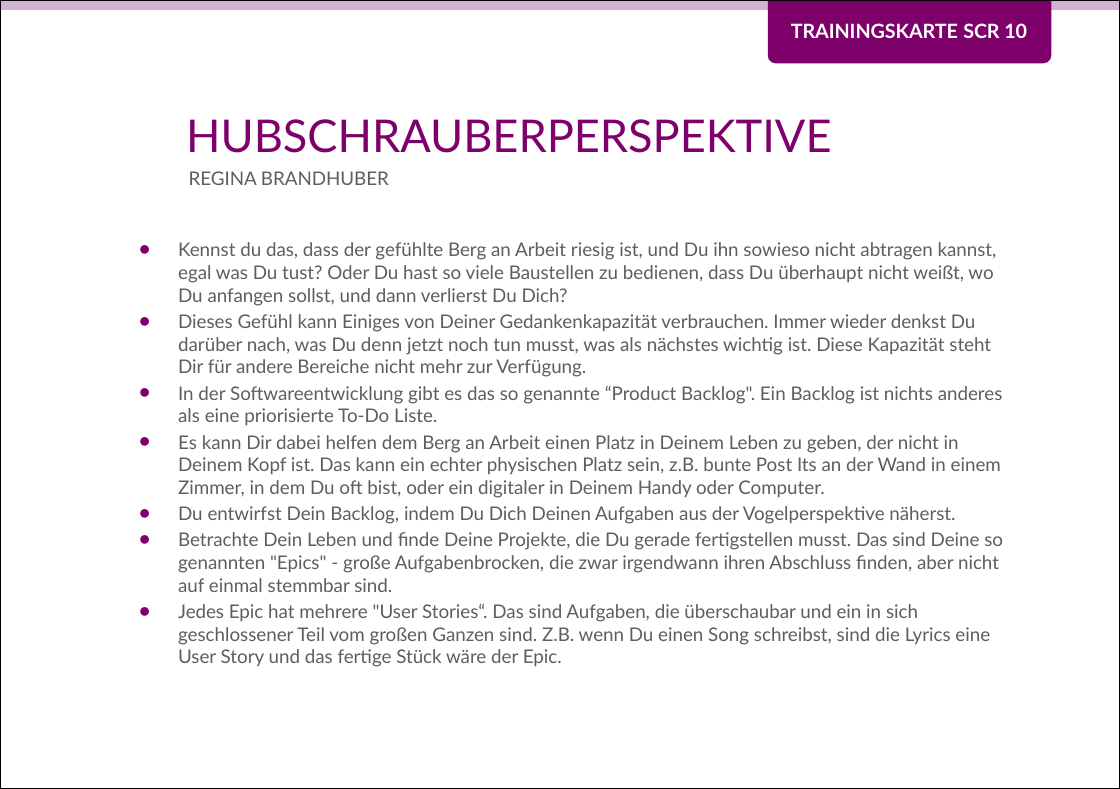
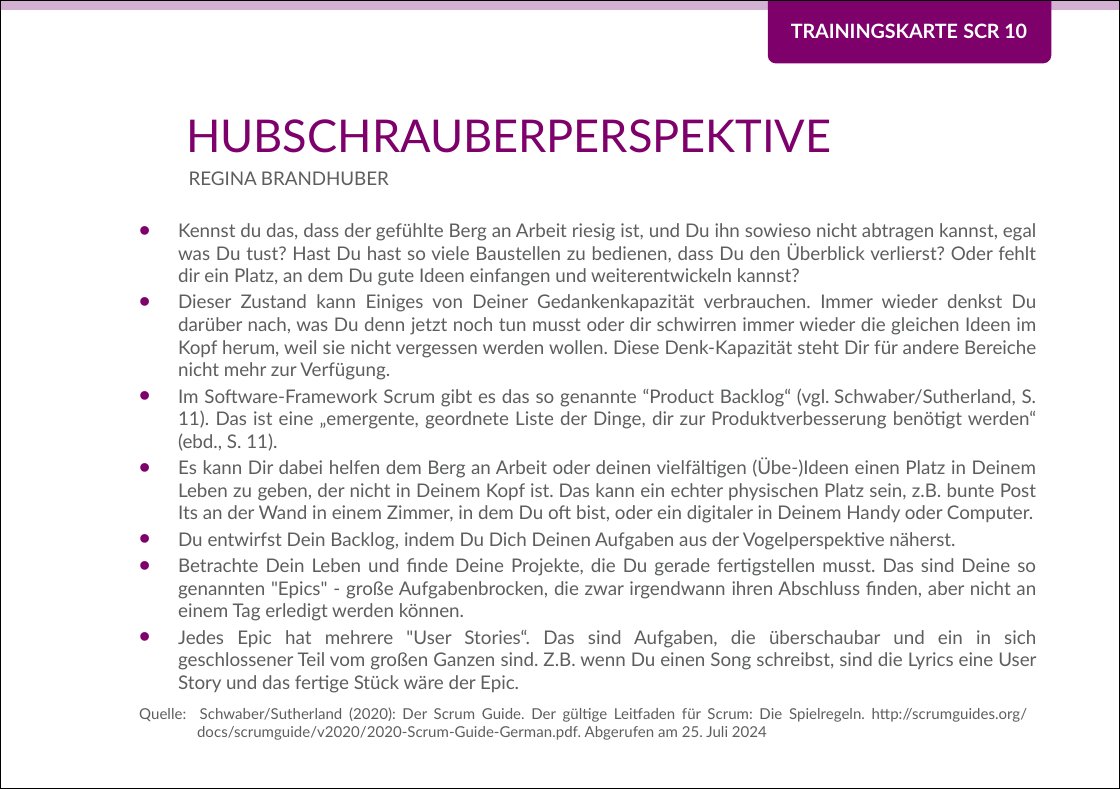
Before and after one commit to Teamtool/training-materials, a slide deck: slide 1 of training-cards/music moves/Scrum (SCR)/ger/apprentice/ger_SCR_10_Hubschrauberperspektive_MM_A.pptx. Drawn at 1120x789 pixels with LibreOffice and Linux fonts; fonts in the diff are those of the drawing; background and template pictures are left out. Boxes give left, top, right and bottom in pixels: in the first picture for what was removed or moved away, otherwise in the second. Text is boxed around its words. In the diff, an @@ line names an element or a change of style, - is before the commit and + after.

Commit message:
SCR 20 Quelle eingearbeitet, Blocksatz

```diff
--- a/training-cards/music moves/Scrum (SCR)/ger/apprentice/ger_SCR_10_Hubschrauberperspektive_MM_A.pptx
+++ b/training-cards/music moves/Scrum (SCR)/ger/apprentice/ger_SCR_10_Hubschrauberperspektive_MM_A.pptx
@@ text "Kennst du das, dass der ...": place and size @@
-text "Kennst du das, dass der ..." at (178, 242, 1003, 667)
+text "Kennst du das, dass der ..." at (139, 223, 1037, 740)
@@ text at (178, 223, 1037, 523): text changed @@
-• Kennst du das, dass der gefühlte Berg an Arbeit riesig ist, und Du ihn sowieso nicht abtragen kannst, egal was Du tust? Oder Du hast so viele Baustellen zu bedienen, dass Du überhaupt nicht weißt, wo Du anfangen sollst, und dann verlierst Du Dich?
-• Dieses Gefühl kann Einiges von Deiner Gedankenkapazität verbrauchen. Immer wieder denkst Du darüber nach, was Du denn jetzt noch tun musst, was als nächstes wichtig ist. Diese Kapazität steht Dir für andere Bereiche nicht mehr zur Verfügung.
-• In der Softwareentwicklung gibt es das so genannte “Product Backlog". Ein Backlog ist nichts anderes als eine priorisierte To-Do Liste.
-• Es kann Dir dabei helfen dem Berg an Arbeit einen Platz in Deinem Leben zu geben, der nicht in Deinem Kopf ist. Das kann ein echter physischen Platz sein, z.B. bunte Post Its an der Wand in einem Zimmer, in dem Du oft bist, oder ein digitaler in Deinem Handy oder Computer.
+• Kennst du das, dass der gefühlte Berg an Arbeit riesig ist, und Du ihn sowieso nicht abtragen kannst, egal was Du tust? Hast Du hast so viele Baustellen zu bedienen, dass Du den Überblick verlierst? Oder fehlt dir ein Platz, an dem Du gute Ideen einfangen und weiterentwickeln kannst?
+• Dieser Zustand kann Einiges von Deiner Gedankenkapazität verbrauchen. Immer wieder denkst Du darüber nach, was Du denn jetzt noch tun musst oder dir schwirren immer wieder die gleichen Ideen im Kopf herum, weil sie nicht vergessen werden wollen. Diese Denk-Kapazität steht Dir für andere Bereiche nicht mehr zur Verfügung.
+• Im Software-Framework Scrum gibt es das so genannte “Product Backlog“ (vgl. Schwaber/Sutherland, S. 11). Das ist eine „emergente, geordnete Liste der Dinge, dir zur Produktverbesserung benötigt werden“ (ebd., S. 11).
+• Es kann Dir dabei helfen dem Berg an Arbeit oder deinen vielfältigen (Übe-)Ideen einen Platz in Deinem Leben zu geben, der nicht in Deinem Kopf ist. Das kann ein echter physischen Platz sein, z.B. bunte Post Its an der Wand in einem Zimmer, in dem Du oft bist, oder ein digitaler in Deinem Handy oder Computer.
@@ text at (178, 532, 1036, 693): alignment left to justified @@
@@ text at (178, 558, 1036, 621): text changed @@
-• Betrachte Dein Leben und finde Deine Projekte, die Du gerade fertigstellen musst. Das sind Deine so genannten "Epics" - große Aufgabenbrocken, die zwar irgendwann ihren Abschluss finden, aber nicht auf einmal stemmbar sind.
+• Betrachte Dein Leben und finde Deine Projekte, die Du gerade fertigstellen musst. Das sind Deine so genannten "Epics" - große Aufgabenbrocken, die zwar irgendwann ihren Abschluss finden, aber nicht an einem Tag erledigt werden können.
@@ text at (139, 707, 1027, 740): paragraph added @@
+Quelle: Schwaber/Sutherland (2020): Der Scrum Guide. Der gültige Leitfaden für Scrum: Die Spielregeln. http://scrumguides.org/
+docs/scrumguide/v2020/2020-Scrum-Guide-German.pdf. Abgerufen am 25. Juli 2024
```
Also in this commit, not shown: 1 other slide changed, 1 other file.
